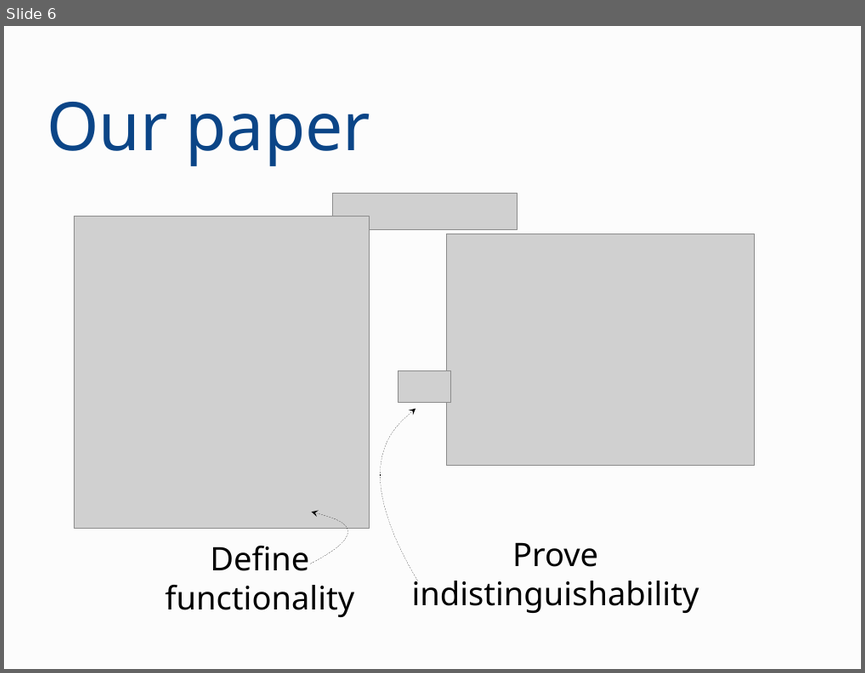
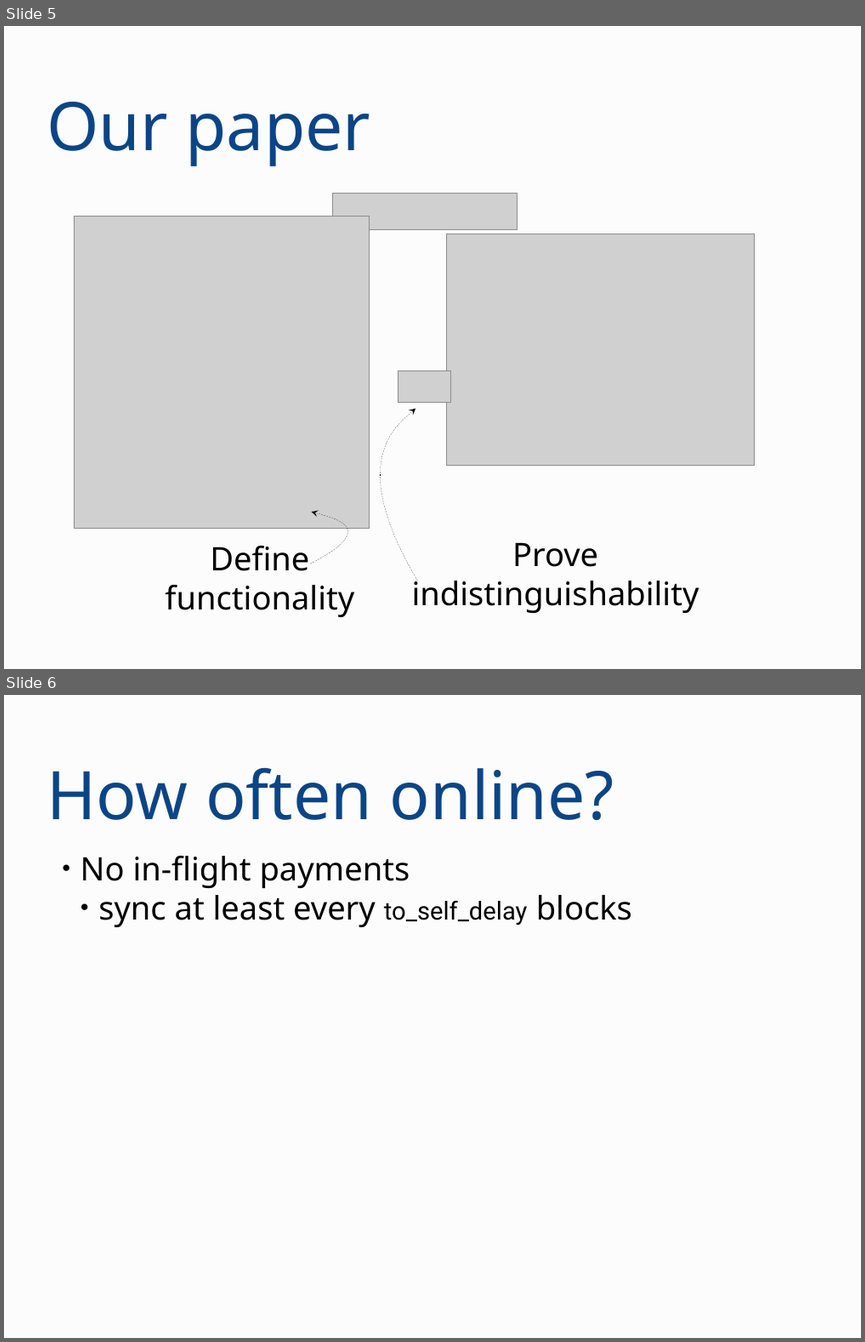
Before and after one commit to OrfeasLitos/PaymentChannels, a slide deck: ln-conf-2019/presentation.odp. Shown one above the other, each under a label of ours: slide 6 before the commit, slides 5 and 6 after it. The pictures are 865x673 and 865x1342 pixels, drawn with LibreOffice and Linux fonts; fonts in the diff are those of the drawing; grey boxes stand for pictures. Boxes give left, top, right and bottom in pixels: in the first picture for what was removed or moved away, otherwise in the second. Text is boxed around its words. In the diff, an @@ line names an element or a change of style, - is before the commit and + after.

```diff
--- a/ln-conf-2019/presentation.odp
+++ b/ln-conf-2019/presentation.odp
@@ slide 6 added at bbox=[4, 695, 861, 1338], background #FCFCFC @@
@@ title added at bbox=[46, 767, 614, 820], 62 pt, text #0B4587 @@
+How often online?
@@ text added at bbox=[80, 856, 632, 927], 30 pt, text #000000 @@
+● No in-flight payments
+  ● sync at least every to_self_delay blocks
@@ what was slide 6 is now slide 5 @@
```
Also in this commit, not shown: 1 slide changed, 4 other slides added, 3 slides removed, 1 other file.
